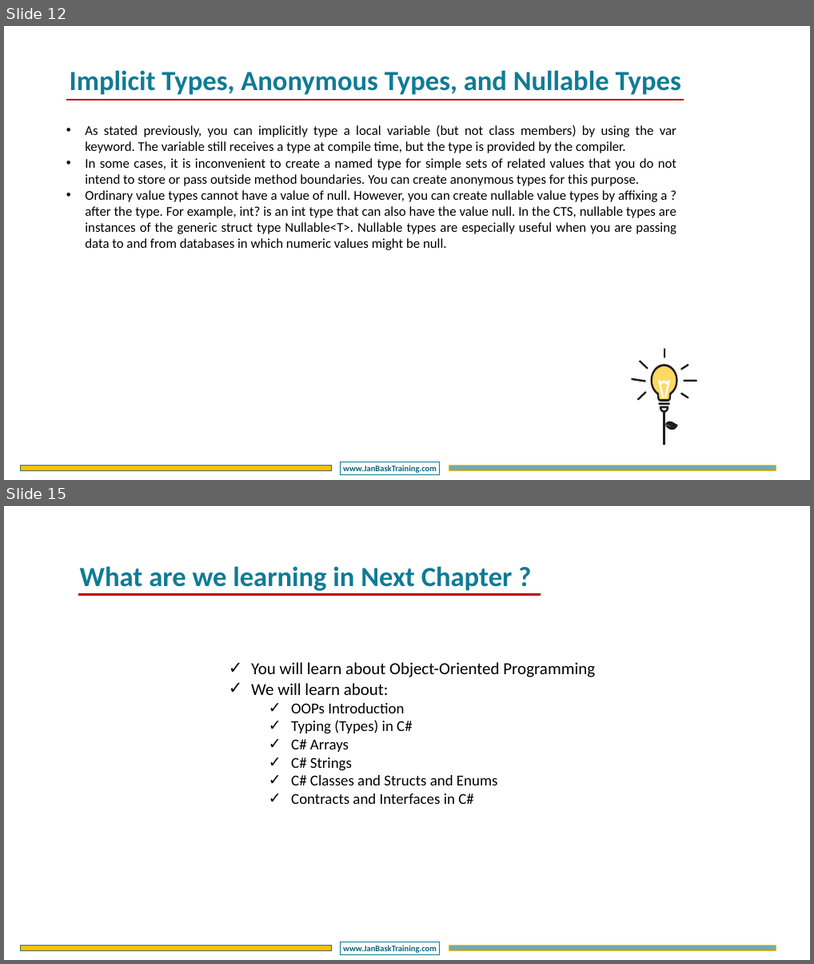
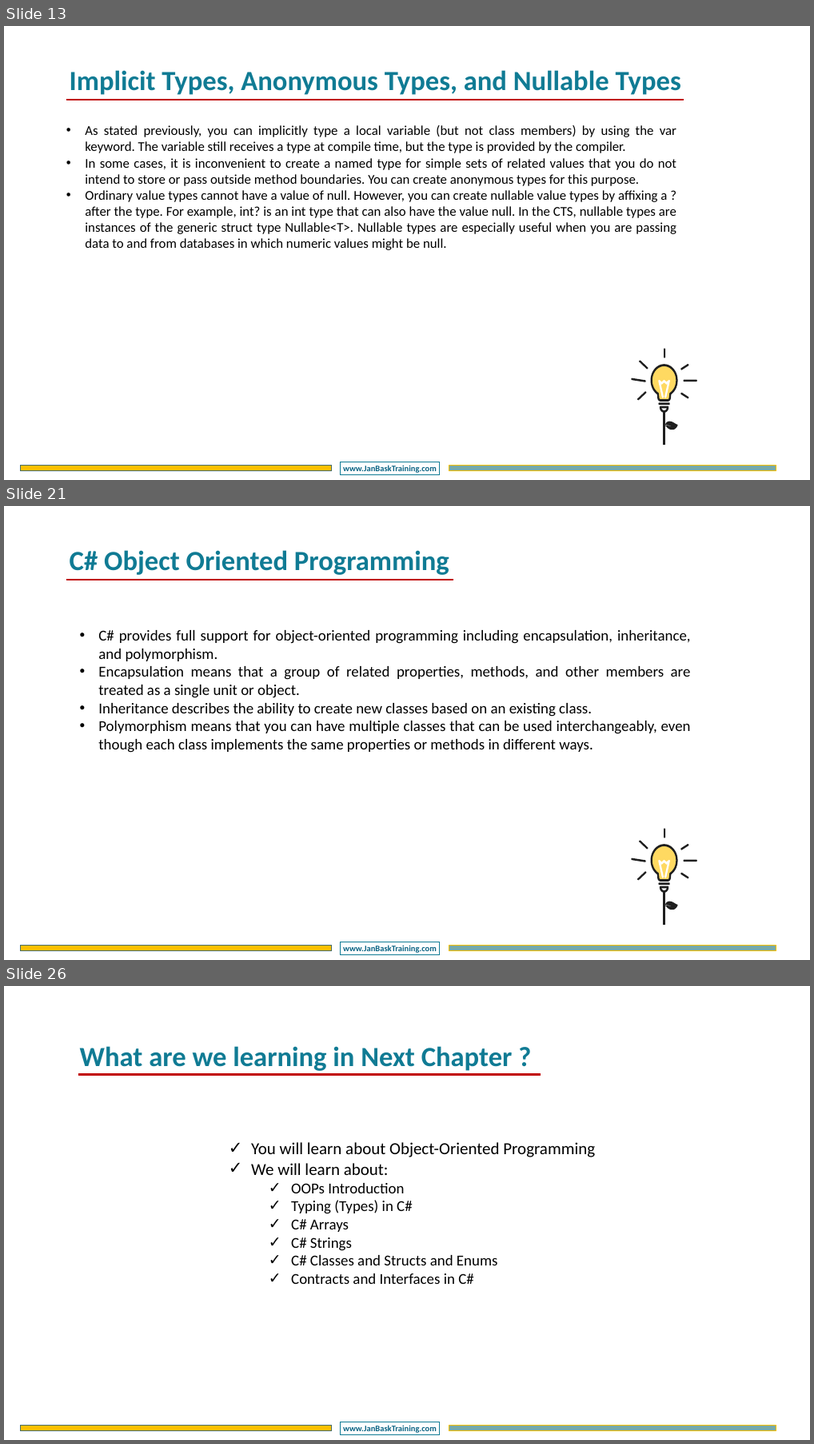
Before and after one commit to DotNetTraining/DotNetEssentials, a slide deck: slides/OOPC/OOPC - Chapter2.pptx. Shown one above the other, each under a label of ours: slides 12 and 15 before the commit, slides 13, 21 and 26 after it; the slides between them are not shown. The pictures are 814x964 and 814x1444 pixels, drawn with LibreOffice and Linux fonts; fonts in the diff are those of the drawing; background and template pictures are left out. Boxes give left, top, right and bottom in pixels: in the first picture for what was removed or moved away, otherwise in the second. Text is boxed around its words. In the diff, an @@ line names an element or a change of style, - is before the commit and + after.

```diff
--- a/slides/OOPC/OOPC - Chapter2.pptx
+++ b/slides/OOPC/OOPC - Chapter2.pptx
@@ slide 21 added at [4,506,810,960], background #FFFFFF; not listed: 3 template elements that a slide beside it also shows @@
@@ text added at [70,550,450,575], 66 pt, text #107B94, bold @@
+C# Object Oriented Programming
@@ line added from (66, 580) to (454, 580), #C00000 4.5 pt @@
@@ text added at [98,630,691,752], 36 pt, text #000000 @@
+• C# provides full support for object-oriented programming including encapsulation, inheritance, and polymorphism.
+• Encapsulation means that a group of related properties, methods, and other members are treated as a single unit or object.
+• Inheritance describes the ability to create new classes based on an existing class.
+• Polymorphism means that you can have multiple classes that can be used interchangeably, even though each class implements the same properties or methods in different ways.
@@ group added at [631,828,698,924]: 13 freeform shapes, 1 line @@
@@ what was slide 12 is now slide 13 @@
@@ what was slide 15 is now slide 26 @@
```
Also in this commit, not shown: 2 slides changed, 10 other slides added, 9 other files.
